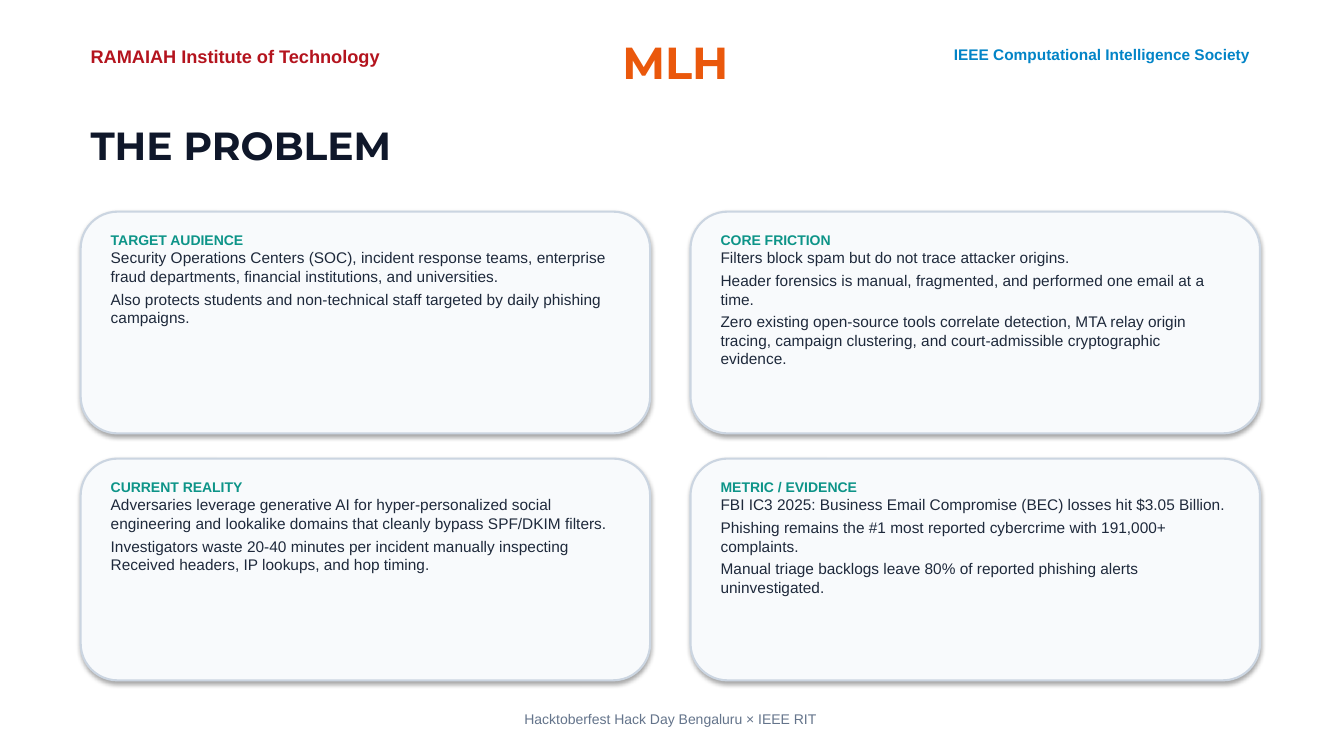
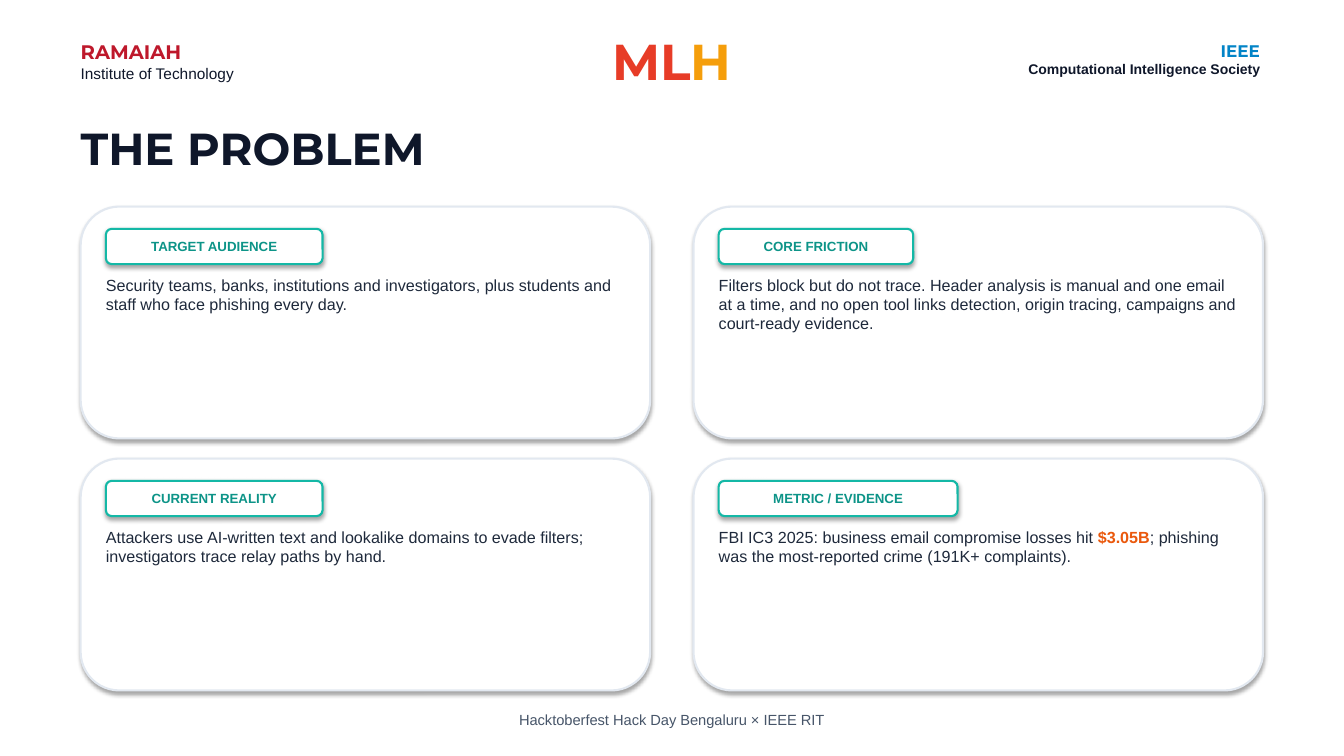
Before and after one commit to 2007JAYANTHYT/PHISHTRACE, a slide deck: slide 2 of PhishTrace_Hacktoberfest_Team_Dark.pptx. Drawn at 1344x756 pixels with LibreOffice and Linux fonts; fonts in the diff are those of the drawing. Boxes give left, top, right and bottom in pixels: in the first picture for what was removed or moved away, otherwise in the second. Text is boxed around its words. In the diff, an @@ line names an element or a change of style, - is before the commit and + after.

Commit message:
docs(presentation): update presentation to exact 1:1 match of Hacktoberfest official template

```diff
--- a/PhishTrace_Hacktoberfest_Team_Dark.pptx
+++ b/PhishTrace_Hacktoberfest_Team_Dark.pptx
@@ text at (81, 45, 234, 82): text changed; size 13 to 11 pt; text colour #B4141E to #0F172A; bold off @@
-RAMAIAH Institute of Technology
+RAMAIAH
+Institute of Technology
@@ text "MLH" at (612, 44, 731, 80): size 32 to 36 pt; text colour #EA580C to #E73C27, text colour #EA580C to #F59E0B in "MLH" @@
@@ text at (1028, 45, 1260, 77): text changed; size 11 to 10 pt; text colour #0284C7 to #0F172A @@
-IEEE Computational Intelligence Society
+IEEE
+Computational Intelligence Society
@@ text "THE PROBLEM" at (81, 133, 424, 166): size 28 to 32 pt @@
@@ rounded rectangle: place and size @@
-rounded rectangle at (81, 212, 650, 434)
+rounded rectangle at (81, 207, 650, 439)
@@ fill #F8FAFC to #FFFFFF; outline #CBD5E1 1.5 pt to #E2E8F0 1.5 pt in 3 elements at (81, 207, 650, 439), (81, 459, 650, 691), (694, 207, 1263, 439) @@
@@ rounded rectangle: place and size @@
-rounded rectangle at (691, 212, 1260, 434)
+rounded rectangle at (694, 207, 1263, 439)
@@ rounded rectangle added at (106, 229, 323, 264), fill #FFFFFF, outline #14B8A6 1.5 pt, 9.5 pt, text #0D9488, bold @@
+TARGET AUDIENCE
@@ rounded rectangle added at (719, 229, 913, 264), fill #FFFFFF, outline #14B8A6 1.5 pt, 9.5 pt, text #0D9488, bold @@
+CORE FRICTION
@@ text at (106, 279, 611, 314): text changed; size 11 to 11.5 pt @@
-TARGET AUDIENCE
-Security Operations Centers (SOC), incident response teams, enterprise fraud departments, financial institutions, and universities.
-Also protects students and non-technical staff targeted by daily phishing campaigns.
+Security teams, banks, institutions and investigators, plus students and staff who face phishing every day.
@@ text at (719, 279, 1236, 333): text changed; size 11 to 11.5 pt @@
-CORE FRICTION
-Filters block spam but do not trace attacker origins.
-Header forensics is manual, fragmented, and performed one email at a time.
-Zero existing open-source tools correlate detection, MTA relay origin tracing, campaign clustering, and court-admissible cryptographic evidence.
+Filters block but do not trace. Header analysis is manual and one email at a time, and no open tool links detection, origin tracing, campaigns and court-ready evidence.
@@ rounded rectangle: place and size @@
-rounded rectangle at (691, 459, 1260, 681)
+rounded rectangle at (81, 459, 650, 691)
@@ rounded rectangle removed at (81, 459, 650, 681) @@
@@ rounded rectangle added at (694, 459, 1263, 691), fill #FFFFFF, outline #E2E8F0 1.5 pt @@
@@ rounded rectangle added at (106, 481, 323, 516), fill #FFFFFF, outline #14B8A6 1.5 pt, 9.5 pt, text #0D9488, bold @@
+CURRENT REALITY
@@ text removed at (111, 482, 606, 573) @@
-CURRENT REALITY
-Adversaries leverage generative AI for hyper-personalized social engineering and lookalike domains that cleanly bypass SPF/DKIM filters.
-Investigators waste 20-40 minutes per incident manually inspecting Received headers, IP lookups, and hop timing.
@@ rounded rectangle added at (719, 481, 958, 516), fill #FFFFFF, outline #14B8A6 1.5 pt, 9.5 pt, text #0D9488, bold @@
+METRIC / EVIDENCE
@@ text added at (106, 531, 583, 566), 11.5 pt, text #1E293B @@
+Attackers use AI-written text and lookalike domains to evade filters; investigators trace relay paths by hand.
@@ text at (719, 531, 1219, 566): text changed; size 11 to 11.5 pt @@
-METRIC / EVIDENCE
-FBI IC3 2025: Business Email Compromise (BEC) losses hit $3.05 Billion.
-Phishing remains the #1 most reported cybercrime with 191,000+ complaints.
-Manual triage backlogs leave 80% of reported phishing alerts uninvestigated.
+FBI IC3 2025: business email compromise losses hit $3.05B; phishing was the most-reported crime (191K+ complaints).
@@ text "Hacktoberfest Hack Day Bengaluru × ..." at (519, 714, 825, 728): size 10 to 10.5 pt, text colour #64748B to #475569 @@
```
Also in this commit, not shown: 3 other slides changed, 2 slides added, 2 slides removed, 1 other file.
